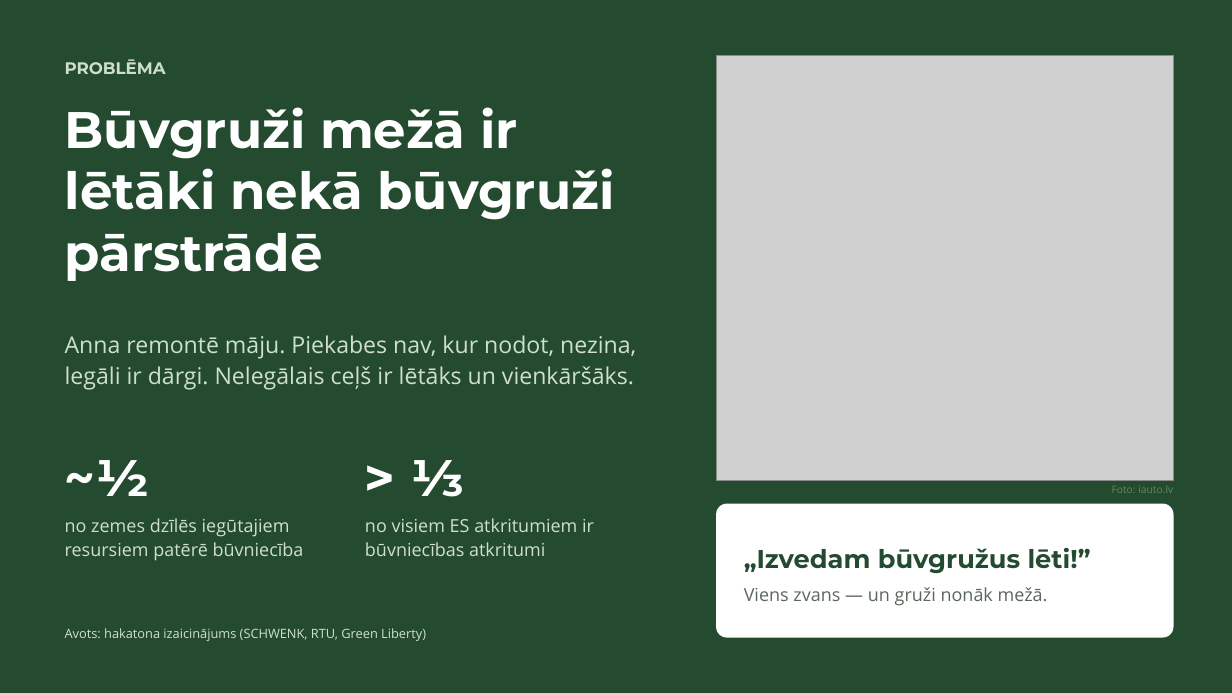
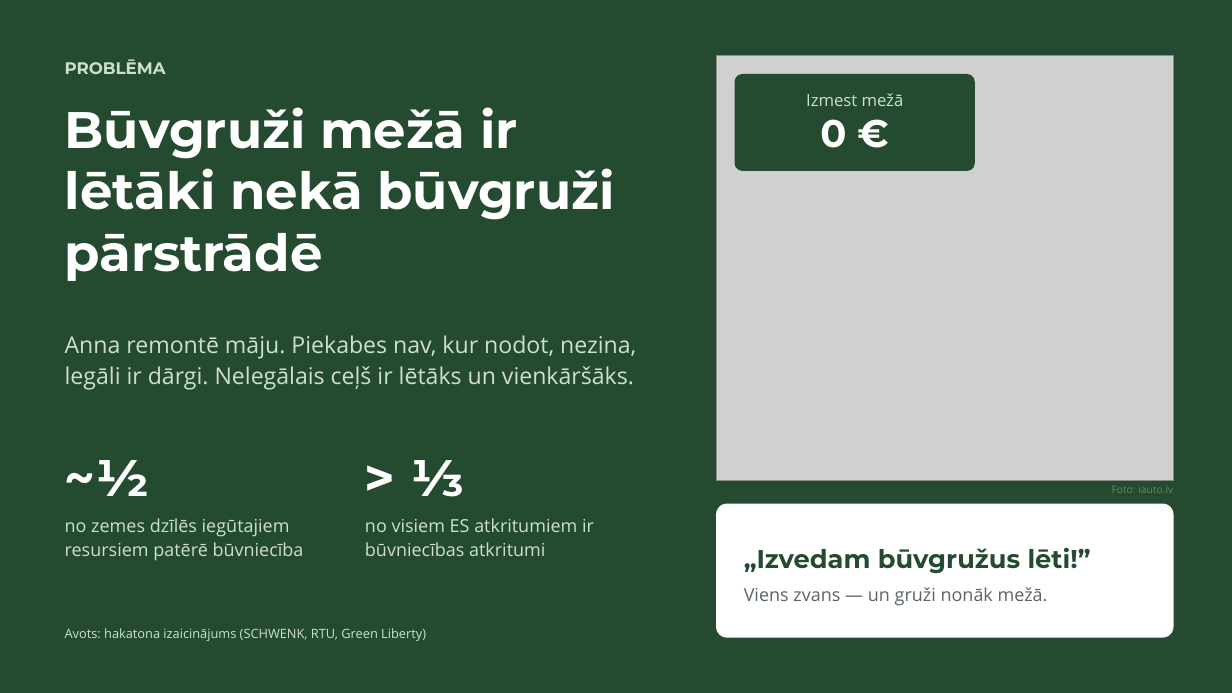
Before and after one commit to cimagustavs/Projekti_majaslapas, a slide deck: slide 1 of hakatons/buvgruzu-birza.pptx. Drawn at 1232x693 pixels with LibreOffice and Linux fonts; fonts in the diff are those of the drawing; grey boxes stand for pictures. Boxes give left, top, right and bottom in pixels: in the first picture for what was removed or moved away, otherwise in the second. Text is boxed around its words. In the diff, an @@ line names an element or a change of style, - is before the commit and + after.

```diff
--- a/hakatons/buvgruzu-birza.pptx
+++ b/hakatons/buvgruzu-birza.pptx
@@ rounded rectangle added at (735,74,975,171), fill #244A30 @@
@@ text added at (806,93,904,148), 13 pt, text #CFE0C8 @@
+Izmest mežā
+0 €
```
Also in this commit, not shown: 1 other slide changed, 3 other files.
